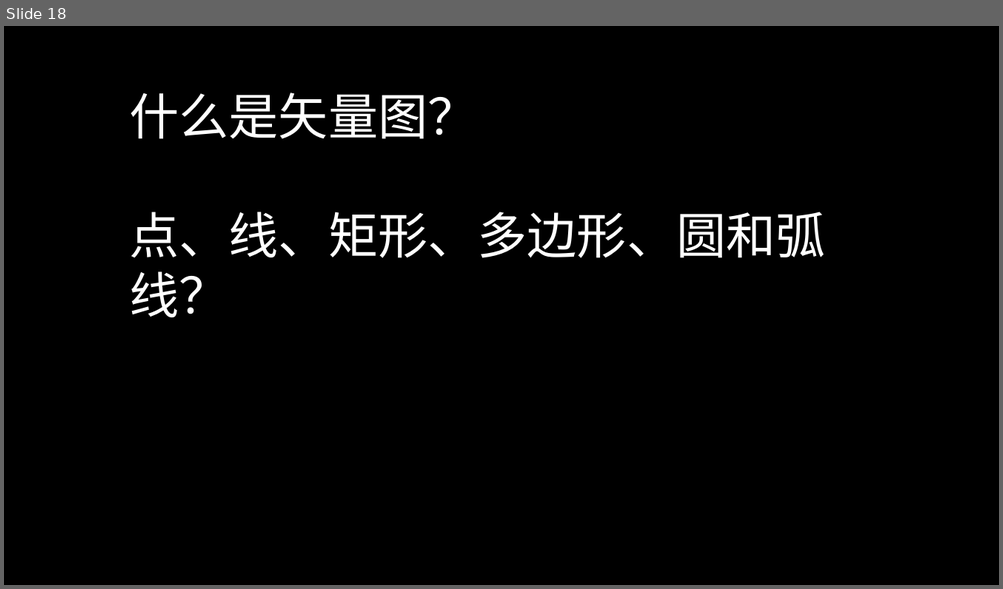
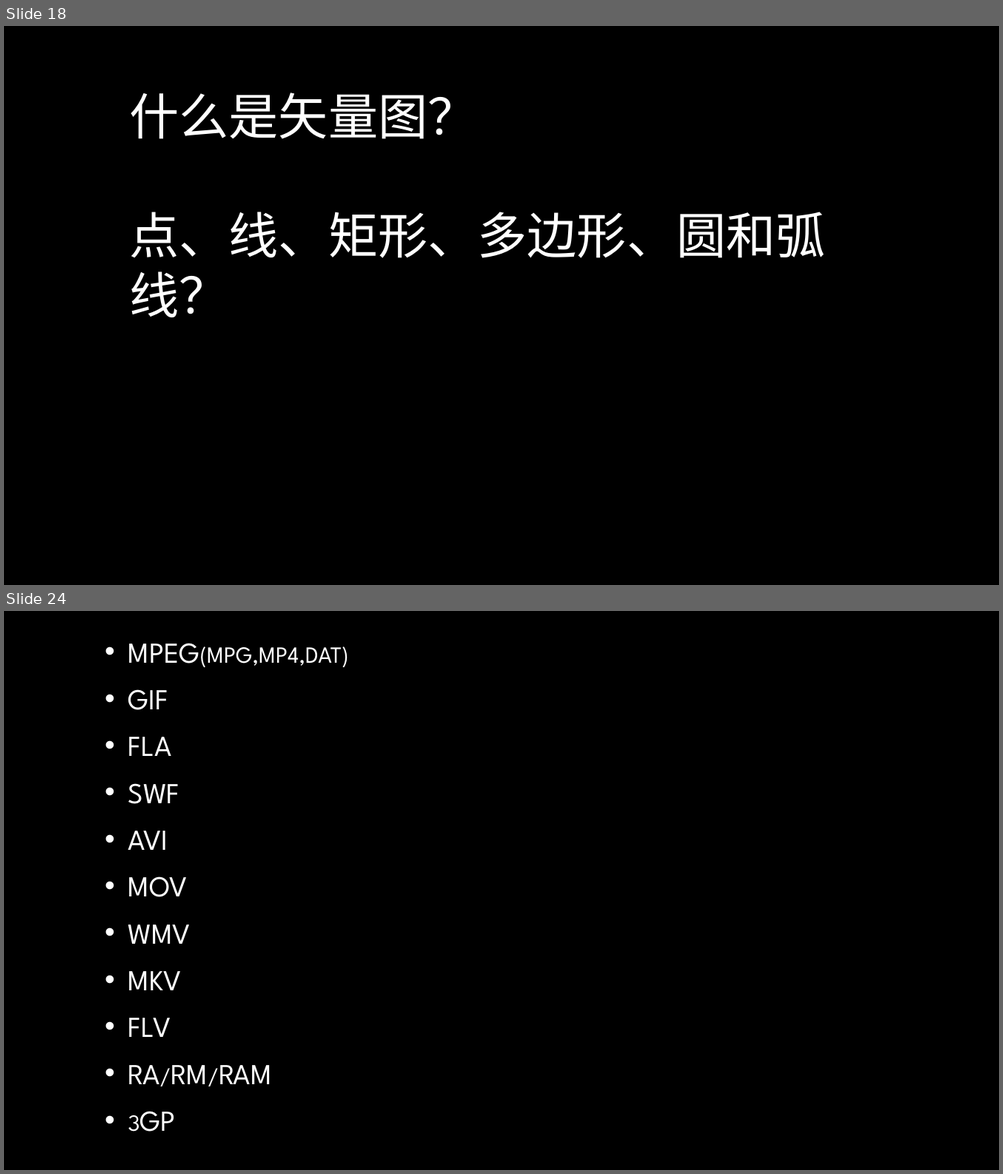
Before and after one commit to TomisTony/Techshare, a slide deck: 初探多媒体.pptx. Shown one above the other, each under a label of ours: slide 18 before the commit, slides 18 and 24 after it; the slides between them are not shown. The pictures are 1003x589 and 1003x1174 pixels, drawn with LibreOffice and Linux fonts; fonts in the diff are those of the drawing; background and template pictures are left out. Boxes give left, top, right and bottom in pixels: in the first picture for what was removed or moved away, otherwise in the second. Text is boxed around its words. In the diff, an @@ line names an element or a change of style, - is before the commit and + after.

```diff
--- a/初探多媒体.pptx
+++ b/初探多媒体.pptx
@@ slide 24 added at box(4, 611, 999, 1170), background picture (left out) @@
@@ text added at box(128, 643, 349, 1085), 28 pt, text gradient #FFFFFF to #BFBFBF, small capitals @@
+• MPEG(mpg,mp4,dat)
+• GIF
+• FLA
+• SWF
+• AVI
+• MOV
+• WMV
+• MKV
+• FLV
+• RA/RM/RAM
+• 3GP
```
Also in this commit, not shown: 4 slides changed, 6 other slides added, 6 other files.
